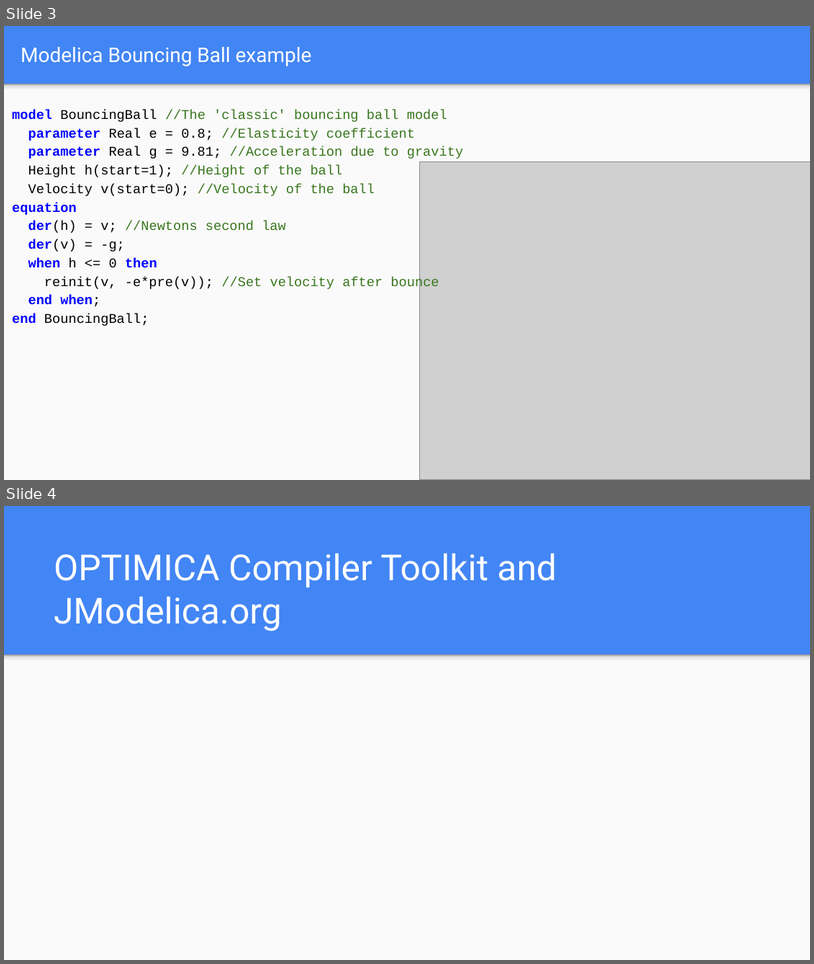
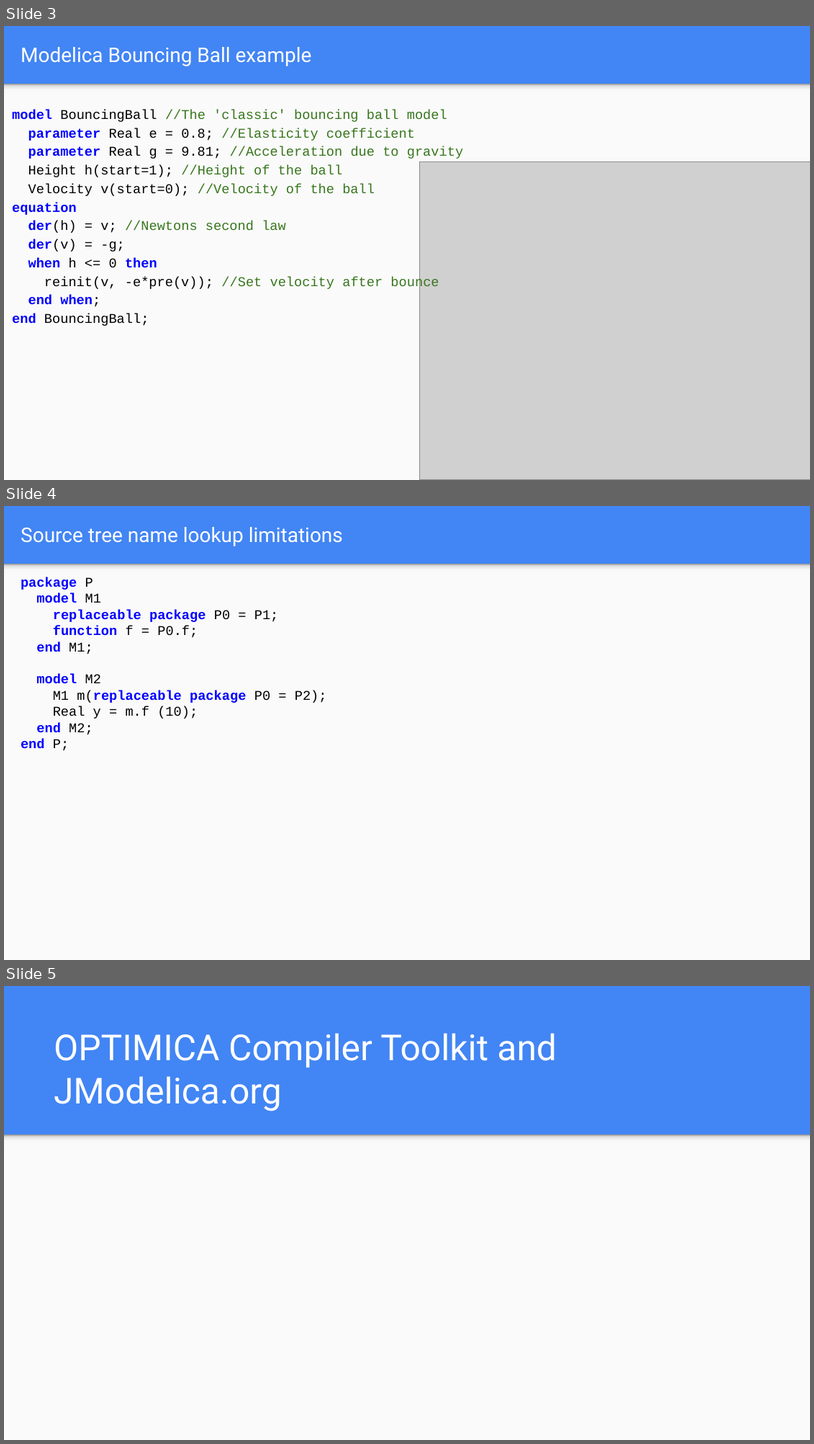
Before and after one commit to ErikHedblom/Master-Thesis, a slide deck: Exjobbspresentation.pptx. Shown one above the other, each under a label of ours: slides 3 and 4 before the commit, slides 3, 4 and 5 after it. The pictures are 814x964 and 814x1444 pixels, drawn with LibreOffice and Linux fonts; fonts in the diff are those of the drawing; grey boxes stand for pictures. Boxes give left, top, right and bottom in pixels: in the first picture for what was removed or moved away, otherwise in the second. Text is boxed around its words. In the diff, an @@ line names an element or a change of style, - is before the commit and + after.

Commit message:
Added slide whit name lookup limitations

```diff
--- a/Exjobbspresentation.pptx
+++ b/Exjobbspresentation.pptx
@@ slide 4 added at [4, 506, 810, 960], background #4285F4; not listed: 2 template elements that a slide beside it also shows @@
@@ title added at [21, 527, 343, 546], 18 pt, text #FFFFFF @@
+Source tree name lookup limitations
@@ text added at [21, 577, 327, 751], 12 pt, text #0000FF, bold @@
+package P
+model M1
+replaceable package P0 = P1;
+function f = P0.f;
+end M1;
+model M2
+M1 m(replaceable package P0 = P2);
+Real y = m.f (10);
+end M2;
+end P;
@@ what was slide 4 is now slide 5 @@
```
Also in this commit, not shown: 1 slide changed, 1 other slide added.
